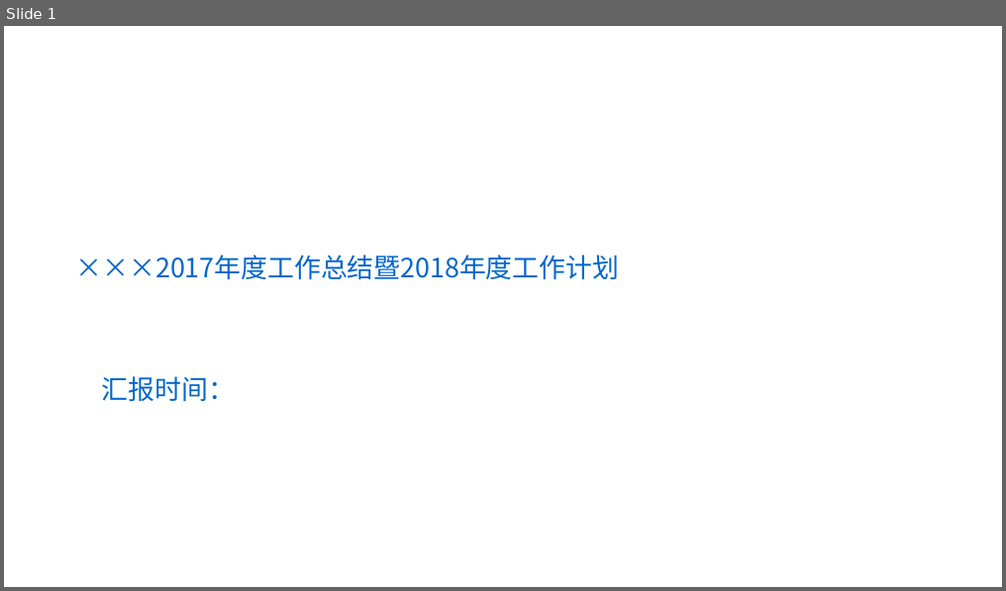
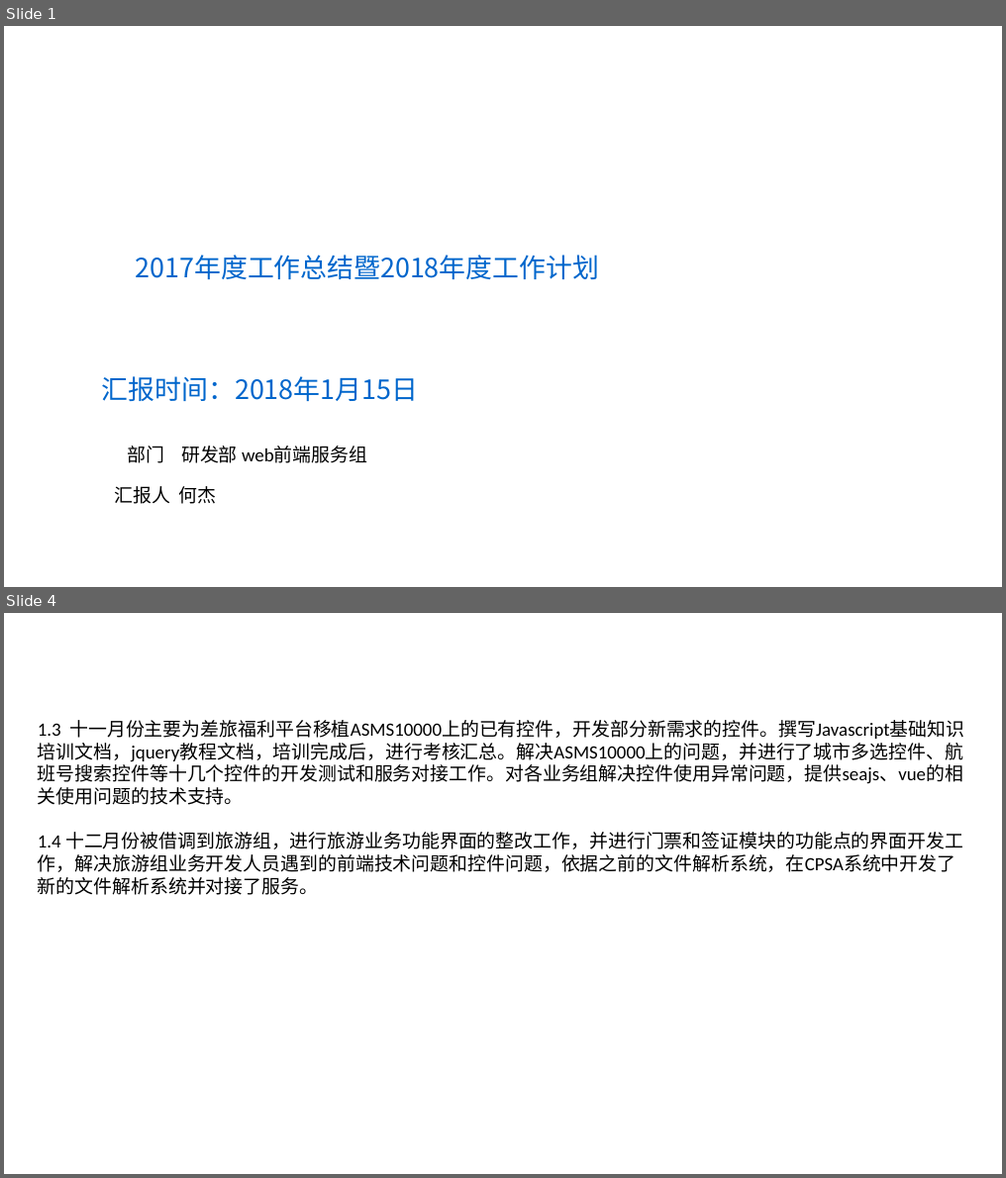
Before and after one commit to hiliny/lessonProject, a slide deck: documents/胜意科技PPT模版 (2).pptx. Shown one above the other, each under a label of ours: slide 1 before the commit, slides 1 and 4 after it; the slides between them are not shown. The pictures are 1006x591 and 1006x1178 pixels, drawn with LibreOffice and Linux fonts; fonts in the diff are those of the drawing; background and template pictures are left out. Boxes give left, top, right and bottom in pixels: in the first picture for what was removed or moved away, otherwise in the second. Text is boxed around its words. In the diff, an @@ line names an element or a change of style, - is before the commit and + after.

```diff
--- a/documents/胜意科技PPT模版 (2).pptx
+++ b/documents/胜意科技PPT模版 (2).pptx
@@ slide 4 added at (4,613,1002,1174), background picture (left out) @@
@@ text added at (38,720,964,895), 18 pt, text #000000 @@
+1.3 十一月份主要为差旅福利平台移植ASMS10000上的已有控件，开发部分新需求的控件。撰写Javascript基础知识培训文档，jquery教程文档，培训完成后，进行考核汇总。解决ASMS10000上的问题，并进行了城市多选控件、航班号搜索控件等十几个控件的开发测试和服务对接工作。对各业务组解决控件使用异常问题，提供seajs、vue的相关使用问题的技术支持。
+1.4 十二月份被借调到旅游组，进行旅游业务功能界面的整改工作，并进行门票和签证模块的功能点的界面开发工作，解决旅游组业务开发人员遇到的前端技术问题和控件问题，依据之前的文件解析系统，在CPSA系统中开发了新的文件解析系统并对接了服务。
@@ slide 1 changed as well @@
@@ text at (136,255,599,279): text changed @@
-×××2017年度工作总结暨2018年度工作计划
+2017年度工作总结暨2018年度工作计划
@@ text at (102,376,418,401): text changed @@
-汇报时间：
+汇报时间：2018年1月15日
@@ text added at (127,446,367,464), 18 pt, text #000000 @@
+部门 研发部 web前端服务组
@@ text added at (115,486,217,504), 18 pt, text #000000 @@
+汇报人 何杰
```
Also in this commit, not shown: 6 other slides added, 7 slides removed, 1 other file.
